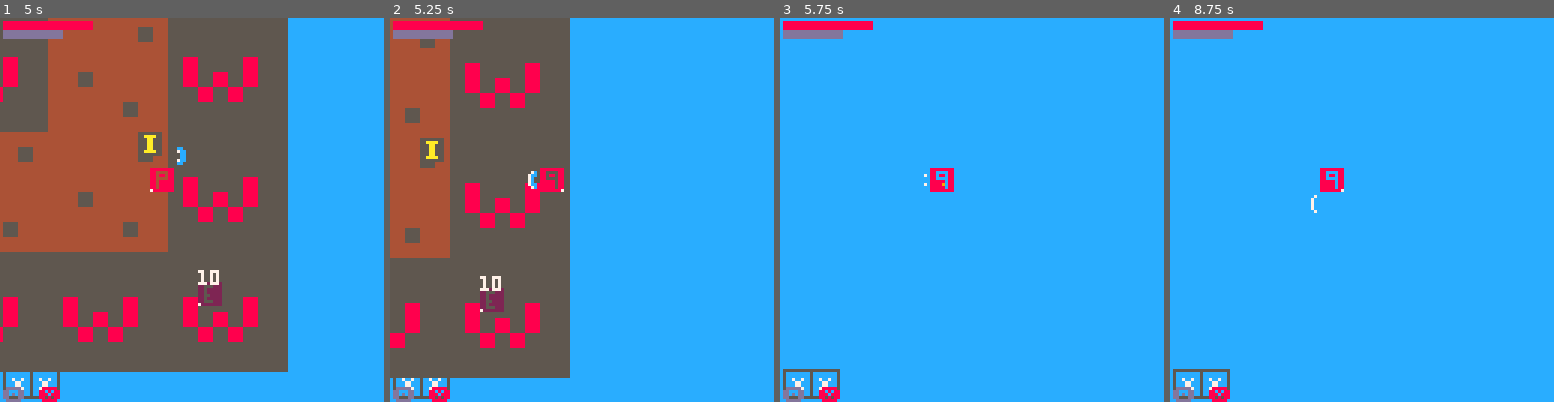
Above: before the commit, frames 1-4 (left to right).
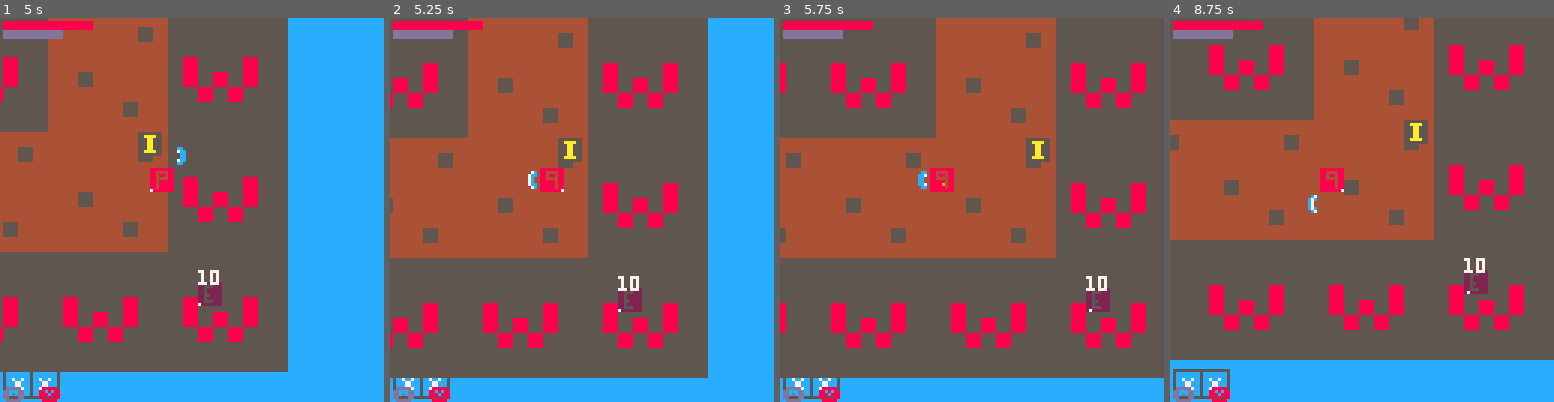
Above: after the commit, the same moments.

Repository: FrederikHR/GDB
Game: PICO-8 cartridge NewGame/main.p8
Same seed, same stepped clock (60 frames per second), same inputs: the game is played once before the commit and once after it.
Inputs:
- Up to frame 1 (5 s): tap X (X key) at 0.33, 1.07, 1.85, 2.97, 4.08 s; tap O (Z key) at 0.7, 1.7, 2.1, 2.5, 2.9, 3.3, 3.7, 4.1, 4.5, 4.9 s; hold Right 1.6-2.1 s; hold Up 2.15-2.42 s; hold Right 2.47-3.03 s; hold Left 3.08-3.58 s; hold Down 3.63-3.97 s; hold Right 4.02-4.68 s; hold Up from 4.73 s (still down)
- Up to frame 2 (5.25 s): release Up at 5.03 s; hold Left from 5.08 s (still down); tap X (X key) at 5.2 s
- Up to frame 3 (5.75 s): tap O (Z key) at 5.3, 5.7 s; release Left at 5.68 s; hold Down from 5.73 s (still down)
- Up to frame 4 (8.75 s): release Down at 6.03 s; hold Right 6.08-6.58 s; tap O (Z key) every 0.4 s from 6.1 to 8.5 s; tap X (X key) at 6.32, 7.43, 8.55 s; hold Right 6.63-7.13 s; hold Up 7.18-7.45 s; hold Right 7.5-8.07 s; hold Left 8.12-8.62 s; hold Down from 8.67 s (still down)

Frame 1 is identical in both runs. In frame 2, 59% of the frame differs, in the area x 0-83%, y 0-94%; in frame 3, 92%, in the area x 0-100%, y 0-94%; in frame 4, 88%.

Commit message:
really ugly collision (but it works!)

Diff:
--- a/NewGame/scripts/entities/player.lua
+++ b/NewGame/scripts/entities/player.lua
@@ -115,19 +115,24 @@
 
     --map collision
     find_map_tile(p)
-    --log("updown: "..tostr(player_collide_map(p,"updown")))
-    --log("sides: "..tostr(player_collide_map(p,"sides")))
-    if abs(p.dy)>0 and player_collide_map(p,"updown") then
-        local normdy=p.dy/abs(p.dy)
-        log("updown: "..tostr(player_collide_map(p,"updown")))
+    local updown=player_collide_map(p,"updown")
+    if abs(p.dy)>0 and updown[1] then
 		p.dy=0
-		p.y-=normdy * ((p.y+p.sz*8+1)%8)-1
-    end
-    if abs(p.dx)>0 and player_collide_map(p,"sides") then
-        local normdx=p.dx/abs(p.dx)
-        log("sides: "..tostr(player_collide_map(p,"sides")))
+		if updown[2] then
+            p.y=p.curr_mt.y*p.curr_mt.scale*3*8+p.curr_mt.scale*8+p.curr_mt.oy
+        elseif updown[3] then
+            p.y=p.curr_mt.y*p.curr_mt.scale*3*8+2*p.curr_mt.scale*8+p.curr_mt.oy-p.sz*8
+        end
+        --p.y-=normdy * ((p.y+p.sz*8+1)%4)-1
+    end
+    local sides=player_collide_map(p,"sides")
+    if abs(p.dx)>0 and sides[1] then
 		p.dx=0
-		p.x-=normdx * ((p.x+p.sz*8+1)%8)-1
+        if sides[4] then
+            p.x=p.curr_mt.x*p.curr_mt.scale*3*8+p.curr_mt.scale*8+p.curr_mt.ox
+        elseif sides[5] then
+            p.x=p.curr_mt.x*p.curr_mt.scale*3*8+2*p.curr_mt.scale*8+p.curr_mt.ox-p.sz*8
+        end
     end
 
     --update position
@@ -140,17 +145,22 @@
     local ox = maze[1][1].ox
     local oy = maze[1][1].oy
     local s = scale*3*8
+    local checkx1=p.x<p.curr_mt.x*s+scale*8+ox
+    local checkx2=p.x>p.curr_mt.x*s+2*scale*8+ox-p.sz*8
+    local checky1=p.y<p.curr_mt.y*s+scale*8+oy
+    local checky2=p.y>p.curr_mt.y*s+2*scale*8+oy-p.sz*8
     if dir=="updown" then
-        if (p.curr_mt.top_wall and p.y<p.curr_mt.y*s+scale*8+oy) return true
-        if (p.curr_mt.bottom_wall and p.y>p.curr_mt.y*s+2*scale*8+oy-p.sz*8) return true
-        if ((p.y<p.curr_mt.y*s+scale*8+oy or p.y>p.curr_mt.y*s+2*scale*8+oy-p.sz*8) and p.x<p.curr_mt.x*s+scale*8+ox) return true
-        if ((p.y<p.curr_mt.y*s+scale*8+oy or p.y>p.curr_mt.y*s+2*scale*8+oy-p.sz*8) and p.x>p.curr_mt.x*s+2*scale*8+ox-p.sz*8) return true
+        if (p.curr_mt.top_wall and checky1) return {true,checky1,checky2,checkx1,checkx2}
+        if (p.curr_mt.bottom_wall and checky2) return {true,checky1,checky2,checkx1,checkx2}
+        if ((checky1 or checky2) and checkx1) return {true,checky1,checky2,checkx1,checkx2}
+        if ((checky1 or checky2) and checkx2) return {true,checky1,checky2,checkx1,checkx2}
     else
-        if (p.curr_mt.left_wall and p.x<p.curr_mt.x*s+scale*8+ox) return true
-        if (p.curr_mt.right_wall and p.x>p.curr_mt.x*s+2*scale*8+ox-p.sz*8) return true
-        if ((p.x<p.curr_mt.x*s+scale*8+oy or p.x>p.curr_mt.x*s+2*scale*8+ox-p.sz*8) and p.y<p.curr_mt.y*s+scale*8+oy) return true
-        if ((p.x<p.curr_mt.x*s+scale*8+oy or p.x>p.curr_mt.x*s+2*scale*8+ox-p.sz*8) and p.y>p.curr_mt.y*s+2*scale*8+oy-p.sz*8) return true
-    end
+        if (p.curr_mt.left_wall and checkx1) return {true,checky1,checky2,checkx1,checkx2}
+        if (p.curr_mt.right_wall and checkx2) return {true,checky1,checky2,checkx1,checkx2}
+        if ((checkx1 or checkx2) and checky1) return {true,checky1,checky2,checkx1,checkx2}
+        if ((checkx1 or checkx2) and checky2) return {true,checky1,checky2,checkx1,checkx2}
+    end
+    return {false,false,false,false,false}
 end
 
 function find_map_tile(p)
--- a/NewGame/scripts/levelgen/init.lua
+++ b/NewGame/scripts/levelgen/init.lua
@@ -10,37 +10,6 @@
     maze = init_maze(maze_size,maze_size,5,-600,-600)
     backtrack(maze,maze_size,maze_size)
 end
-
-function draw_level()
-    for x = 1,maze_size do
-        for y = 1,maze_size do
-            --draw_rect(x,y, flr(prl.fmap[x][y]))
-            draw_maze_room(x,y,maze[x][y])
-        end
-    end
-end
-
---[[
-function draw_rect(x,y, color)
-    size = 4
-    rectfill(x*size, y*size, (x*size)+size-1, (y*size)+size-1, color)
-end
-]]
-
-function draw_maze_room(x,y,room)
-    local size = 3
-    rectfill(x*size, y*size, (x*size)+size-1, (y*size)+size-1, 5)
-    rectfill(x*size+1, y*size+1, x*size+1, y*size+1, 7)
-
-    if (room.main_path == true) rectfill(x*size+1, y*size+1, x*size+1, y*size+1, 8)
-    if (room.goal == true) rectfill(x*size+1, y*size+1, x*size+1, y*size+1, 11)
-    if (room.left_wall == false) rectfill(x*size, y*size+1, x*size, y*size+1, 7)
-    if (room.right_wall == false) rectfill(x*size+2, y*size+1, x*size+2, y*size+1, 7)
-    if (room.bottom_wall == false) rectfill(x*size+1, y*size+2, x*size+1, y*size+2, 7)
-    if (room.top_wall == false) rectfill(x*size+1, y*size, x*size+1, y*size, 7)
-end
-
-
 
 function draw_real_level()
     local ox,oy = maze[1][1].ox,maze[1][1].oy
@@ -79,11 +48,35 @@
 function pix2mset(x,y,sprite,scale,ox,oy)
     local sx,sy = get_sspr_x_y(sprite)
     sspr(sx,sy,8,8,x*8+ox,y*8+oy,scale*8,scale*8)
-    --for i=1,scale do
-        --if (current_map[x*8+(i-1)*8+ox] == nil) current_map[x*8+(i-1)*8+ox] = {}
-    --    for j=1,scale do
-    --        spr(sprite,x*8+(i-1)*8+ox,y*8+(j-1)*8+oy)
-        --    current_map[x*8+(i-1)*8+ox][y*8+(j-1)*8+oy] = {spr=sprite,x=x*8+(i-1)*8+ox,y=y*8+(j-1)*8+oy,sz=scale}
-    --    end
-    --end
 end
+
+--[[
+function draw_level()
+    for x = 1,maze_size do
+        for y = 1,maze_size do
+            --draw_rect(x,y, flr(prl.fmap[x][y]))
+            draw_maze_room(x,y,maze[x][y])
+        end
+    end
+end
+
+
+function draw_rect(x,y, color)
+    size = 4
+    rectfill(x*size, y*size, (x*size)+size-1, (y*size)+size-1, color)
+end
+
+
+function draw_maze_room(x,y,room)
+    local size = 3
+    rectfill(x*size, y*size, (x*size)+size-1, (y*size)+size-1, 5)
+    rectfill(x*size+1, y*size+1, x*size+1, y*size+1, 7)
+
+    if (room.main_path == true) rectfill(x*size+1, y*size+1, x*size+1, y*size+1, 8)
+    if (room.goal == true) rectfill(x*size+1, y*size+1, x*size+1, y*size+1, 11)
+    if (room.left_wall == false) rectfill(x*size, y*size+1, x*size, y*size+1, 7)
+    if (room.right_wall == false) rectfill(x*size+2, y*size+1, x*size+2, y*size+1, 7)
+    if (room.bottom_wall == false) rectfill(x*size+1, y*size+2, x*size+1, y*size+2, 7)
+    if (room.top_wall == false) rectfill(x*size+1, y*size, x*size+1, y*size, 7)
+end
+]]
Not shown, changed: the sound effects (__sfx__) section of NewGame/main.p8
